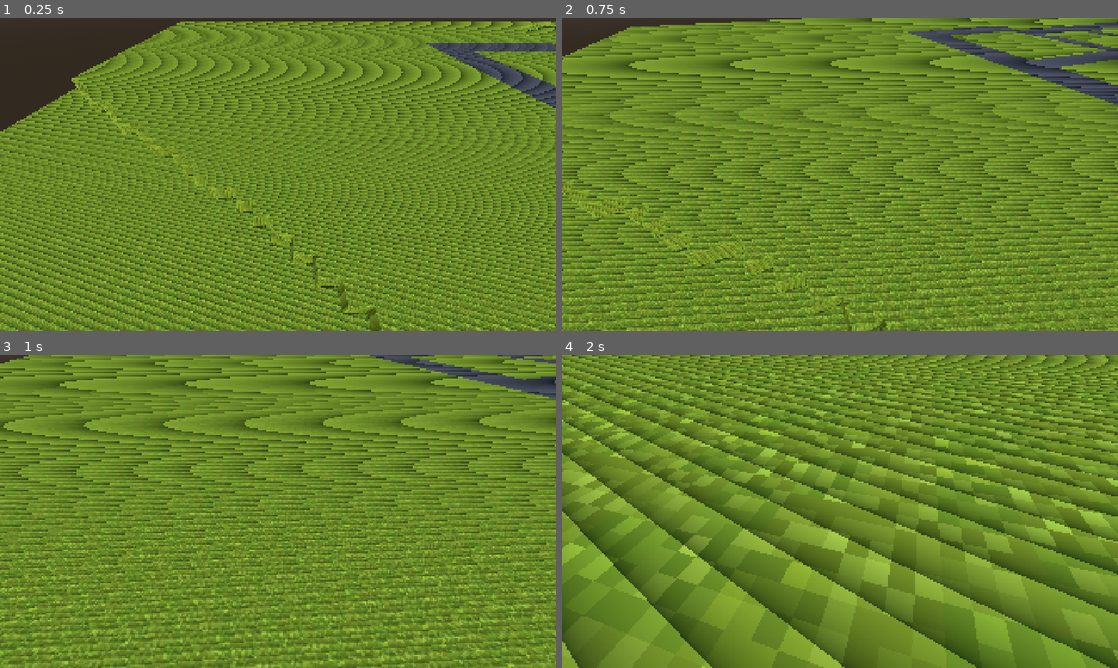
Above: before the commit, frames 1-4 (two rows, left to right).
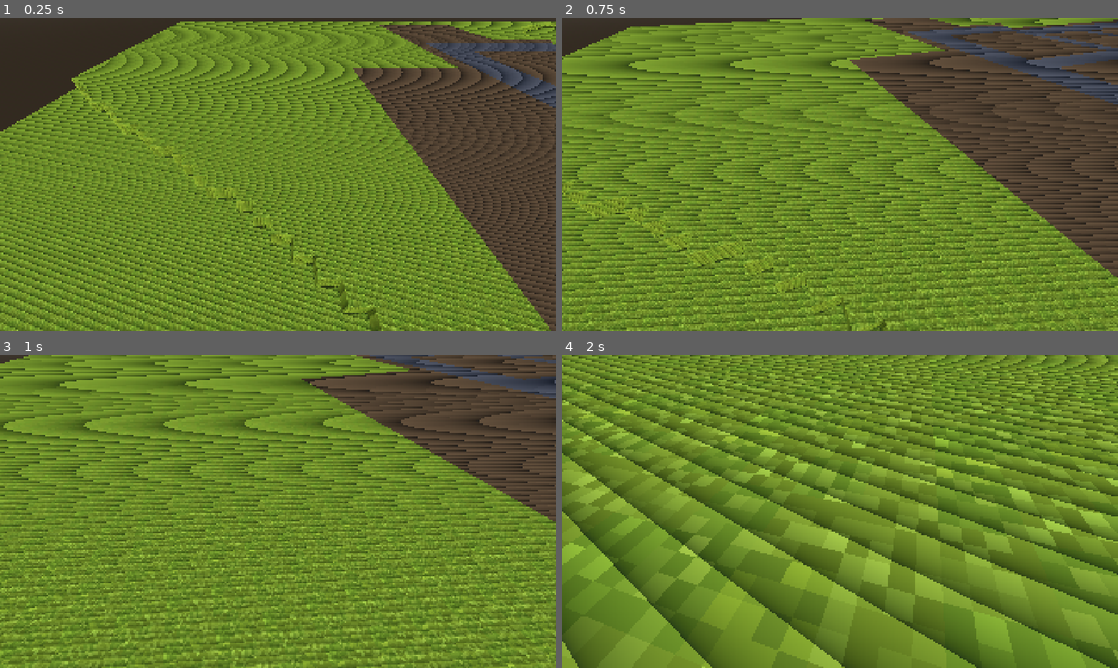
Above: after the commit, the same moments.

Repository: Lulu-caxz/Codigo-Azul
Game: Godot game, scene res://scenes/cidade/main.tscn
Same seed, same stepped clock (60 frames per second), same inputs: the game is played once before the commit and once after it.
Inputs (mouse positions are in pixels of both pictures, inside the frame that each line leads up to):
- Up to frame 1 (0.25 s): no input
- Up to frame 2 (0.75 s): tap Enter (ui_accept) at 0.5 s; move the mouse to (867, 174) at 0.52 s; hold Up (ui_up) from 0.53 s (still down); hold Ctrl (ctrl) from 0.53 s (still down)
- Up to frame 3 (1 s): keep holding Up (ui_up); keep holding Ctrl (ctrl); tap Enter (ui_accept) at 0.77 s
- Up to frame 4 (2 s): keep holding Up (ui_up); move the mouse to (812, 511) at 1.27 s; release Ctrl (ctrl) at 1.28 s; tap Ctrl (ctrl) at 1.35 s; tap Enter (ui_accept) at 1.52 s

The runs differ from the first frame. In frame 1, 17% of the frame differs, in the area x 63-100%, y 2-100%; in frame 2, 19%, in the area x 51-100%, y 0-83%; in frame 3, 12%; in frame 4, nothing differs.

Commit message:
geração de quadras base

Diff:
--- a/scenes/central/Main.tscn
+++ b/scenes/central/Main.tscn
@@ -1,8 +1,3 @@
 [gd_scene format=3 uid="uid://dro8nmhx8whd6"]
 
-[ext_resource type="Script" uid="uid://xn7medmnya8h" path="res://scripts/central/conectarCliente.gd" id="1_dab24"]
-
 [node name="Main" type="Node2D" unique_id=1576598560]
-
-[node name="ConectarCliente" type="Node" parent="." unique_id=600538917]
-script = ExtResource("1_dab24")
--- a/scripts/geracaoMundo/geracaoQuadras.gd
+++ b/scripts/geracaoMundo/geracaoQuadras.gd
@@ -1,11 +1,577 @@
 extends Node3D
 
-
-# Called when the node enters the scene tree for the first time.
-func _ready() -> void:
-	pass # Replace with function body.
-
-
-# Called every frame. 'delta' is the elapsed time since the previous frame.
-func _process(delta: float) -> void:
-	pass
+# =============================================================================
+#  GERADOR DE QUADRAS
+# =============================================================================
+# Assim como as ruas, as quadras NAO sao malhas novas: elas alteram Global.tipos
+# (tipo do bloco) e Global.mapa (altura) ANTES da malha do terreno ser gerada.
+# Basta ter um tipo novo (com cor/textura propria) para diferenciar tudo.
+#
+# Tipos escritos por este script (indices iguais aos de terreno.gd):
+#   6 = CALCADA  faixa ao longo das ruas
+#   7 = QUADRA   chao do quarteirao/lote, onde os predios e casas podem ser criados
+#   (4 = rua e 5 = ponte continuam sendo os de ruas.gd)
+#
+# Ordem de chamada (no main):
+#   terreno.gerar_alturas()
+#   ruas.gerar_ruas()
+#   quadras.gerar_quadras()      <- este script
+#   predios.gerar_predios()      <- usa quadras.lista_quadras / quadras.lista_lotes
+#   await terreno.gerar_malha()
+#
+# Logica:
+#   1) distancia de cada celula ate a rua mais proxima (BFS)
+#   2) calcada = celulas livres a ate "largura_calcada" de uma rua
+#      (herda a altura da rua vizinha, entao fica rente a ela)
+#   3) quadras INTERNAS: os quarteiroes de ruas.quarteiroes. Se um beco corta o
+#      quarteirao, ele e dividido em varias quadras retangulares
+#   4) quadras EXTERNAS: faixas livres do lado de fora das ruas (contorno dos
+#      distritos, anexos e ligacoes), cortadas em pedacos
+#   5) VERIFICACAO de cada quadra: tamanho minimo, sem agua/rua, desnivel
+#      aceitavel. As aprovadas sao niveladas (altura unica) e recebem o tipo 7
+#   6) cada quadra e dividida em lotes (com a direcao da frente voltada p/ rua)
+#
+# -----------------------------------------------------------------------------
+#  RECEITAS RAPIDAS
+# -----------------------------------------------------------------------------
+#  * Sem quadras do lado de fora das ruas ... quadras_externas = false
+#  * Menos quadras externas ................. diminua chance_quadra_externa
+#  * Calcada mais larga/estreita ............ largura_calcada
+#  * Calcada mais alta que a rua (meio-fio) . elevacao_calcada = 1
+#  * Manter o relevo original nas quadras ... nivelar_quadras = false
+#  * Lotes maiores/menores .................. lote_min / lote_max
+#
+# TEXTURAS: o tipo 6 (calcada) e o 7 (quadra) usam o mesmo esquema do terreno.gd:
+# basta colocar texturas nos indices 6 e 7 de "texturas_topo" / "texturas_lateral"
+# do no Terreno (ou trocar as cores padrao em _cores_topo).
+# =============================================================================
+
+const T_AGUA := 0
+const T_AREIA := 1
+const T_GRAMA := 2
+const T_PEDRA := 3
+const T_RUA := 4
+const T_PONTE := 5
+const T_CALCADA := 6
+const T_QUADRA := 7
+
+const DIRS := [Vector2i(1, 0), Vector2i(-1, 0), Vector2i(0, 1), Vector2i(0, -1)]
+const LADRILHO := 64   # tamanho do bloco de trabalho na busca de quadras externas
+
+# -----------------------------------------------------------------------------
+#  CONFIGURACOES
+# -----------------------------------------------------------------------------
+@export_group("Ligacao")
+## Caminho do no de ruas (de onde vem a lista de quarteiroes internos).
+@export var no_ruas: NodePath = ^"../Ruas"
+
+@export_group("Calcadas")
+## Largura da calcada ao longo das ruas (0 = sem calcada).
+@export_range(0, 6) var largura_calcada := 2
+## Quantos blocos a calcada fica acima da rua (0 = rente, 1 = meio-fio).
+@export_range(0, 2) var elevacao_calcada := 0
+
+@export_group("Quadras")
+## Cria quadras nos quarteiroes entre as ruas (dentro dos distritos).
+@export var quadras_internas := true
+## Cria quadras tambem do lado de fora das ruas.
+@export var quadras_externas := true
+## Menor lado aceito para uma quadra (em blocos).
+@export_range(3, 40) var quadra_min := 6
+## Menor area aceita para uma quadra (em blocos).
+@export var quadra_area_min := 48
+## Desnivel maximo do terreno original dentro de uma quadra. Acima disso a quadra e rejeitada.
+@export_range(0, 6) var desnivel_max_quadra := 3
+## Aplana cada quadra numa altura unica (recomendado para predios).
+@export var nivelar_quadras := true
+## Quantos blocos o chao da quadra fica acima da calcada/rua vizinha.
+@export_range(0, 2) var elevacao_quadra := 0
+## Permite quadras sobre areia (perto de lagos).
+@export var permitir_areia := false
+## Distancia minima da agua para uma quadra EXTERNA.
+@export_range(0, 12) var margem_agua := 3
+## Distancia minima da borda do mapa.
+@export_range(0, 20) var margem_mapa := 6
+
+@export_group("Quadras externas")
+## Espessura da faixa do lado de fora das ruas onde podem nascer quadras.
+@export_range(4, 40) var profundidade_externa := 14
+## Chance de cada pedaco de faixa virar quadra (o resto fica como terreno).
+@export_range(0.0, 1.0, 0.01) var chance_quadra_externa := 0.75
+## Comprimento maximo de uma quadra externa (faixas longas sao cortadas).
+@export_range(10, 120) var comprimento_max_externa := 40
+
+@export_group("Lotes")
+## Divide cada quadra em lotes para predios e casas.
+@export var gerar_lotes := true
+## Menor lado de um lote.
+@export_range(4, 40) var lote_min := 8
+## Maior lado de um lote. Quadras maiores que isso sao divididas.
+@export_range(6, 80) var lote_max := 16
+
+@export_group("Depuracao")
+@export var imprimir_relatorio := true
+
+# -----------------------------------------------------------------------------
+#  DADOS PUBLICOS (para o script de predios)
+# -----------------------------------------------------------------------------
+class Lote:
+	var rect := Rect2i()          # celulas (x, z) do lote
+	var altura := 0               # altura do chao (confiavel com nivelar_quadras ligado)
+	var frente := Vector2i.ZERO   # lado voltado p/ rua/calcada: (1,0) (-1,0) (0,1) (0,-1); ZERO = interno, sem acesso
+
+class Quadra:
+	var rect := Rect2i()
+	var externa := false          # false = entre ruas (dentro de distrito), true = fora das ruas
+	var altura := 0
+	var lotes: Array[Lote] = []
+
+var lista_quadras: Array[Quadra] = []
+var lista_lotes: Array[Lote] = []
+var relatorio := ""
+
+# -----------------------------------------------------------------------------
+#  ESTADO INTERNO
+# -----------------------------------------------------------------------------
+var _rng := RandomNumberGenerator.new()
+var _larg := 0
+var _prof := 0
+var _mapa := PackedInt32Array()
+var _tipos := PackedByteArray()
+var _livre := PackedByteArray()       # 1 = terreno natural disponivel para calcada/quadra
+var _reservado := PackedByteArray()   # 1 = pertence a um quarteirao interno
+var _ext := PackedByteArray()         # 1 = candidato a quadra externa
+var _dist_rua := PackedByteArray()
+var _dist_agua := PackedByteArray()
+var _alt_rua := PackedInt32Array()    # altura da rua mais proxima
+
+var _n_calcada := 0
+var _n_internas := 0
+var _n_externas := 0
+var _n_rej_desnivel := 0
+var _n_descartadas := 0
+
+
+func gerar_quadras() -> void:
+	if Global.mapa.is_empty():
+		push_error("Quadras: chame terreno.gerar_alturas() e ruas.gerar_ruas() antes de gerar_quadras().")
+		return
+
+	_larg = Global.largura
+	_prof = Global.profundidade
+	_rng.seed = Global.seed + 104729
+
+	_mapa = Global.mapa.duplicate()
+	_tipos = Global.tipos.duplicate()
+	lista_quadras.clear()
+	lista_lotes.clear()
+	_n_calcada = 0
+	_n_internas = 0
+	_n_externas = 0
+	_n_rej_desnivel = 0
+	_n_descartadas = 0
+
+	_preparar_mascaras()
+	_pintar_calcadas()
+	_processar_internas()
+	_processar_externas()
+
+	Global.mapa = _mapa
+	Global.tipos = _tipos
+
+	var com_frente := 0
+	for l in lista_lotes:
+		if l.frente != Vector2i.ZERO:
+			com_frente += 1
+	relatorio = "Quadras: %d (%d internas, %d externas) | lotes: %d (%d com frente p/ rua) | rejeitadas por desnivel: %d | descartadas: %d | calcada: %d celulas" % [
+		lista_quadras.size(), _n_internas, _n_externas, lista_lotes.size(), com_frente,
+		_n_rej_desnivel, _n_descartadas, _n_calcada]
+	if imprimir_relatorio:
+		print(relatorio)
+	if lista_quadras.is_empty():
+		push_warning("Quadras: nenhuma quadra valida. Reduza quadra_min/desnivel ou gere mais ruas.")
+
+
+# ---------------------------------------------------------------------------
+# VERIFICACAO PUBLICA: o retangulo (em celulas) e todo quadra e esta no mesmo nivel?
+# Use no script de predios antes de colocar uma construcao.
+# ---------------------------------------------------------------------------
+func area_construivel(r: Rect2i, exigir_plano: bool = true) -> bool:
+	if r.size.x <= 0 or r.size.y <= 0:
+		return false
+	var h0 := Global.altura_em(r.position.x, r.position.y)
+	for x in range(r.position.x, r.end.x):
+		for z in range(r.position.y, r.end.y):
+			if Global.tipo_em(x, z) != T_QUADRA:
+				return false
+			if exigir_plano and Global.altura_em(x, z) != h0:
+				return false
+	return true
+
+
+# ---------------------------------------------------------------------------
+# PRIMITIVAS
+# ---------------------------------------------------------------------------
+func _dentro(x: int, z: int, margem: int = 0) -> bool:
+	return x >= margem and z >= margem and x < _larg - margem and z < _prof - margem
+
+
+func _e_via(x: int, z: int) -> bool:
+	if not _dentro(x, z):
+		return false
+	var t := _tipos[x * _prof + z]
+	return t == T_RUA or t == T_CALCADA or t == T_PONTE
+
+
+# Altura de rua/calcada na celula, ou -1 se nao for.
+func _alt_via(x: int, z: int) -> int:
+	if not _dentro(x, z):
+		return -1
+	var i := x * _prof + z
+	var t := _tipos[i]
+	if t == T_RUA or t == T_CALCADA:
+		return _mapa[i]
+	return -1
+
+
+func _preparar_mascaras() -> void:
+	var n := _larg * _prof
+	_livre = PackedByteArray()
+	_livre.resize(n)
+	_reservado = PackedByteArray()
+	_reservado.resize(n)
+	_ext = PackedByteArray()
+	_ext.resize(n)
+	_alt_rua = PackedInt32Array()
+	_alt_rua.resize(n)
+
+	var fonte_rua := PackedByteArray()
+	fonte_rua.resize(n)
+	var fonte_agua := PackedByteArray()
+	fonte_agua.resize(n)
+
+	for x in _larg:
+		for z in _prof:
+			var i := x * _prof + z
+			var t := _tipos[i]
+			if t == T_RUA or t == T_PONTE:
+				fonte_rua[i] = 1
+			elif t == T_AGUA:
+				fonte_agua[i] = 1
+			elif _dentro(x, z, margem_mapa) \
+					and (t == T_GRAMA or t == T_PEDRA or (t == T_AREIA and permitir_areia)):
+				_livre[i] = 1
+
+	var limite := clampi(largura_calcada + profundidade_externa, 1, 250)
+	_dist_rua = _bfs(fonte_rua, limite, true, true)
+	_dist_agua = _bfs(fonte_agua, clampi(margem_agua, 0, 250), false, false)
+
+
+# Busca em largura (vizinhanca de 8). Distancia 255 = nao alcancada.
+# so_terra: so atravessa celulas livres. guardar_alt: propaga a altura da fonte.
+@warning_ignore("integer_division")
+func _bfs(fontes: PackedByteArray, limite: int, so_terra: bool, guardar_alt: bool) -> PackedByteArray:
+	var n := _larg * _prof
+	var dist := PackedByteArray()
+	dist.resize(n)
+	dist.fill(255)
+	var fila := PackedInt32Array()
+	for i in n:
+		if fontes[i] != 0:
+			dist[i] = 0
+			fila.append(i)
+			if guardar_alt:
+				_alt_rua[i] = _mapa[i]
+
+	var cabeca := 0
+	while cabeca < fila.size():
+		var i := fila[cabeca]
+		cabeca += 1
+		var d := dist[i]
+		if d >= limite:
+			continue
+		var x := i / _prof
+		var z := i % _prof
+		for dx in range(-1, 2):
+			var nx := x + dx
+			if nx < 0 or nx >= _larg:
+				continue
+			for dz in range(-1, 2):
+				if dx == 0 and dz == 0:
+					continue
+				var nz := z + dz
+				if nz < 0 or nz >= _prof:
+					continue
+				var j := nx * _prof + nz
+				if dist[j] != 255:
+					continue
+				if so_terra and _livre[j] == 0:
+					continue
+				dist[j] = d + 1
+				if guardar_alt:
+					_alt_rua[j] = _alt_rua[i]
+				fila.append(j)
+	return dist
+
+
+# ---------------------------------------------------------------------------
+# CALCADAS
+# ---------------------------------------------------------------------------
+func _pintar_calcadas() -> void:
+	if largura_calcada <= 0:
+		return
+	for i in _larg * _prof:
+		if _livre[i] != 0 and _dist_rua[i] <= largura_calcada:
+			_tipos[i] = T_CALCADA
+			_mapa[i] = maxi(_alt_rua[i] + elevacao_calcada, 1)
+			_livre[i] = 0
+			_n_calcada += 1
+
+
+# ---------------------------------------------------------------------------
+# QUADRAS INTERNAS (quarteiroes entre as ruas)
+# ---------------------------------------------------------------------------
+func _processar_internas() -> void:
+	var ruas := get_node_or_null(no_ruas)
+	if ruas == null:
+		push_warning("Quadras: no de ruas nao encontrado em '%s'." % [no_ruas])
+		return
+	var folhas: Variant = ruas.get("quarteiroes")
+	if folhas == null:
+		push_warning("Quadras: o no de ruas nao tem a lista 'quarteiroes'.")
+		return
+
+	var mapa_rect := Rect2i(0, 0, _larg, _prof)
+	for k in folhas.size():
+		var folha: Rect2i = folhas[k]
+		# cresce 3 celulas para cobrir o vao entre a calcada e o quarteirao
+		var caixa := folha.grow(3).intersection(mapa_rect)
+		for x in range(caixa.position.x, caixa.end.x):
+			for z in range(caixa.position.y, caixa.end.y):
+				var i := x * _prof + z
+				if _livre[i] != 0:
+					_reservado[i] = 1   # fica fora das quadras externas, mesmo sem virar quadra
+		if quadras_internas:
+			for r in _extrair(caixa, _livre):
+				_registrar(r, false)
+
+
+# ---------------------------------------------------------------------------
+# QUADRAS EXTERNAS (faixas do lado de fora das ruas)
+# ---------------------------------------------------------------------------
+func _processar_externas() -> void:
+	if not quadras_externas:
+		return
+
+	var limite := largura_calcada + profundidade_externa
+	for i in _larg * _prof:
+		if _livre[i] != 0 and _reservado[i] == 0 \
+				and _dist_rua[i] <= limite and _dist_agua[i] > margem_agua:
+			_ext[i] = 1
+
+	# trabalha em ladrilhos para manter a busca rapida
+	var mapa_rect := Rect2i(0, 0, _larg, _prof)
+	for tx in range(0, _larg, LADRILHO):
+		for tz in range(0, _prof, LADRILHO):
+			var caixa := Rect2i(tx, tz, LADRILHO, LADRILHO).intersection(mapa_rect)
+			for r in _extrair(caixa, _ext):
+				for parte in _dividir_externa(r):
+					if _rng.randf() < chance_quadra_externa:
+						_registrar(parte, true)
+					else:
+						_n_descartadas += 1
+
+
+# Corta uma faixa longa em pedacos de ate comprimento_max_externa
+func _dividir_externa(r: Rect2i) -> Array[Rect2i]:
+	var saida: Array[Rect2i] = []
+	var comp_max := maxi(comprimento_max_externa, quadra_min)
+	var ao_longo_x := r.size.x >= r.size.y
+	var comp := r.size.x if ao_longo_x else r.size.y
+	var partes := maxi(ceili(comp / float(comp_max)), 1)
+	var ini := 0
+	for k in partes:
+		var fim := roundi(comp * (k + 1) / float(partes))
+		if ao_longo_x:
+			saida.append(Rect2i(r.position.x + ini, r.position.y, fim - ini, r.size.y))
+		else:
+			saida.append(Rect2i(r.position.x, r.position.y + ini, r.size.x, fim - ini))
+		ini = fim
+	return saida
+
+
+# ---------------------------------------------------------------------------
+# EXTRACAO DE RETANGULOS (maior retangulo livre, repetidamente)
+# ---------------------------------------------------------------------------
+# Maior retangulo de celulas com mascara = 1 dentro da caixa, com os dois lados
+# >= quadra_min. Retorna Rect2i vazio se nao houver.
+func _melhor_retangulo(caixa: Rect2i, mascara: PackedByteArray) -> Rect2i:
+	var bw := caixa.size.x
+	var bd := caixa.size.y
+	var z_base := caixa.position.y
+	var alturas := PackedInt32Array()
+	alturas.resize(bd + 1)   # ultimo item e sentinela (sempre 0)
+	var pilha: Array[int] = []
+	var melhor := Rect2i()
+	var melhor_area := 0
+
+	for lx in bw:
+		var gx := caixa.position.x + lx
+		var base := gx * _prof + z_base
+		for lz in bd:
+			if mascara[base + lz] != 0:
+				alturas[lz] += 1
+			else:
+				alturas[lz] = 0
+		pilha.clear()
+		for lz in range(bd + 1):
+			var h := alturas[lz]
+			while not pilha.is_empty() and alturas[pilha[pilha.size() - 1]] >= h:
+				var topo: int = pilha.pop_back()
+				var altura := alturas[topo]
+				var esq := pilha[pilha.size() - 1] + 1 if not pilha.is_empty() else 0
+				var larg := lz - esq
+				if altura >= quadra_min and larg >= quadra_min and altura * larg > melhor_area:
+					melhor_area = altura * larg
+					melhor = Rect2i(gx - altura + 1, z_base + esq, altura, larg)
+			pilha.append(lz)
+	return melhor
+
+
+func _limpar(r: Rect2i, mascara: PackedByteArray) -> void:
+	for x in range(r.position.x, r.end.x):
+		for z in range(r.position.y, r.end.y):
+			mascara[x * _prof + z] = 0
+
+
+func _extrair(caixa: Rect2i, mascara: PackedByteArray) -> Array[Rect2i]:
+	var saida: Array[Rect2i] = []
+	if caixa.size.x < quadra_min or caixa.size.y < quadra_min:
+		return saida
+	for tent in 32:
+		var r := _melhor_retangulo(caixa, mascara)
+		if r.size.x < quadra_min or r.size.y < quadra_min or r.get_area() < quadra_area_min:
+			break
+		saida.append(r)
+		_limpar(r, mascara)
+	return saida
+
+
+# ---------------------------------------------------------------------------
+# VERIFICACAO E REGISTRO DE UMA QUADRA
+# ---------------------------------------------------------------------------
+func _registrar(r: Rect2i, externa: bool) -> void:
+	# verificacao: desnivel do relevo original dentro da quadra
+	var mn := 1 << 20
+	var mx := -(1 << 20)
+	for x in range(r.position.x, r.end.x):
+		for z in range(r.position.y, r.end.y):
+			var h := _mapa[x * _prof + z]
+			mn = mini(mn, h)
+			mx = maxi(mx, h)
+	if mx - mn > desnivel_max_quadra:
+		_n_rej_desnivel += 1
+		return
+
+	var alvo := maxi(_altura_alvo(r) + elevacao_quadra, 1)
+
+	for x in range(r.position.x, r.end.x):
+		for z in range(r.position.y, r.end.y):
+			var i := x * _prof + z
+			_tipos[i] = T_QUADRA
+			if nivelar_quadras:
+				_mapa[i] = alvo
+
+	var q := Quadra.new()
+	q.rect = r
+	q.externa = externa
+	q.altura = alvo
+	if gerar_lotes:
+		for lr in _lotear(r):
+			var l := Lote.new()
+			l.rect = lr
+			l.altura = alvo if nivelar_quadras else _mapa[(lr.position.x + (lr.size.x >> 1)) * _prof + lr.position.y + (lr.size.y >> 1)]
+			l.frente = _frente(lr)
+			q.lotes.append(l)
+			lista_lotes.append(l)
+	lista_quadras.append(q)
+	if externa:
+		_n_externas += 1
+	else:
+		_n_internas += 1
+
+
+# Altura para nivelar: media das ruas/calcadas que rodeiam a quadra.
+# Sem nenhuma por perto, usa a media do proprio terreno.
+func _altura_alvo(r: Rect2i) -> int:
+	var soma := 0
+	var cont := 0
+	for x in range(r.position.x, r.end.x):
+		for z in [r.position.y - 1, r.end.y]:
+			var h := _alt_via(x, z)
+			if h >= 0:
+				soma += h
+				cont += 1
+	for z in range(r.position.y, r.end.y):
+		for x in [r.position.x - 1, r.end.x]:
+			var h := _alt_via(x, z)
+			if h >= 0:
+				soma += h
+				cont += 1
+	if cont > 0:
+		return roundi(soma / float(cont))
+
+	soma = 0
+	for x in range(r.position.x, r.end.x):
+		for z in range(r.position.y, r.end.y):
+			soma += _mapa[x * _prof + z]
+	return roundi(soma / float(r.size.x * r.size.y))
+
+
+# ---------------------------------------------------------------------------
+# LOTES
+# ---------------------------------------------------------------------------
+# Divisao recursiva: corta o lado maior ate todos os lotes terem lado <= lote_max
+func _lotear(r: Rect2i) -> Array[Rect2i]:
+	var saida: Array[Rect2i] = []
+	var minimo := mini(lote_min, (lote_max + 1) >> 1)
+	var fila: Array[Rect2i] = [r]
+	while not fila.is_empty():
+		var c: Rect2i = fila.pop_back()
+		var w := c.size.x
+		var h := c.size.y
+		if w <= lote_max and h <= lote_max:
+			saida.append(c)
+			continue
+		if w >= h:
+			var corte := _rng.randi_range(minimo, w - minimo)
+			fila.append(Rect2i(c.position.x, c.position.y, corte, h))
+			fila.append(Rect2i(c.position.x + corte, c.position.y, w - corte, h))
+		else:
+			var corte := _rng.randi_range(minimo, h - minimo)
+			fila.append(Rect2i(c.position.x, c.position.y, w, corte))
+			fila.append(Rect2i(c.position.x, c.position.y + corte, w, h - corte))
+	return saida
+
+
+# Direcao do lado do lote que encosta mais em rua/calcada (ZERO se nenhum).
+func _frente(r: Rect2i) -> Vector2i:
+	var melhor := Vector2i.ZERO
+	var melhor_n := 0
+	for d in 4:
+		var dv: Vector2i = DIRS[d]
+		var n := 0
+		if dv.x != 0:
+			var x := r.end.x if dv.x > 0 else r.position.x - 1
+			for z in range(r.position.y, r.end.y):
+				if _e_via(x, z):
+					n += 1
+		else:
+			var z := r.end.y if dv.y > 0 else r.position.y - 1
+			for x in range(r.position.x, r.end.x):
+				if _e_via(x, z):
+					n += 1
+		if n > melhor_n:
+			melhor_n = n
+			melhor = dv
+	return melhor
--- a/scripts/geracaoMundo/mundoManager.gd
+++ b/scripts/geracaoMundo/mundoManager.gd
@@ -17,7 +17,7 @@
 	# 2) ruas alteram Global.mapa / Global.tipos (ruas e pontes viram parte do terreno)
 	ruas.gerar_ruas()
 
-	#quadras.gerar_quadras()   # use ruas.quarteiroes (Array[Rect2i], em celulas)
+	quadras.gerar_quadras()   # use ruas.quarteiroes (Array[Rect2i], em celulas)
 	#predios.gerar_predios()
 
 	# 3) malha + colisao ja com as ruas (assincrono). Crie o jogador depois disso.
